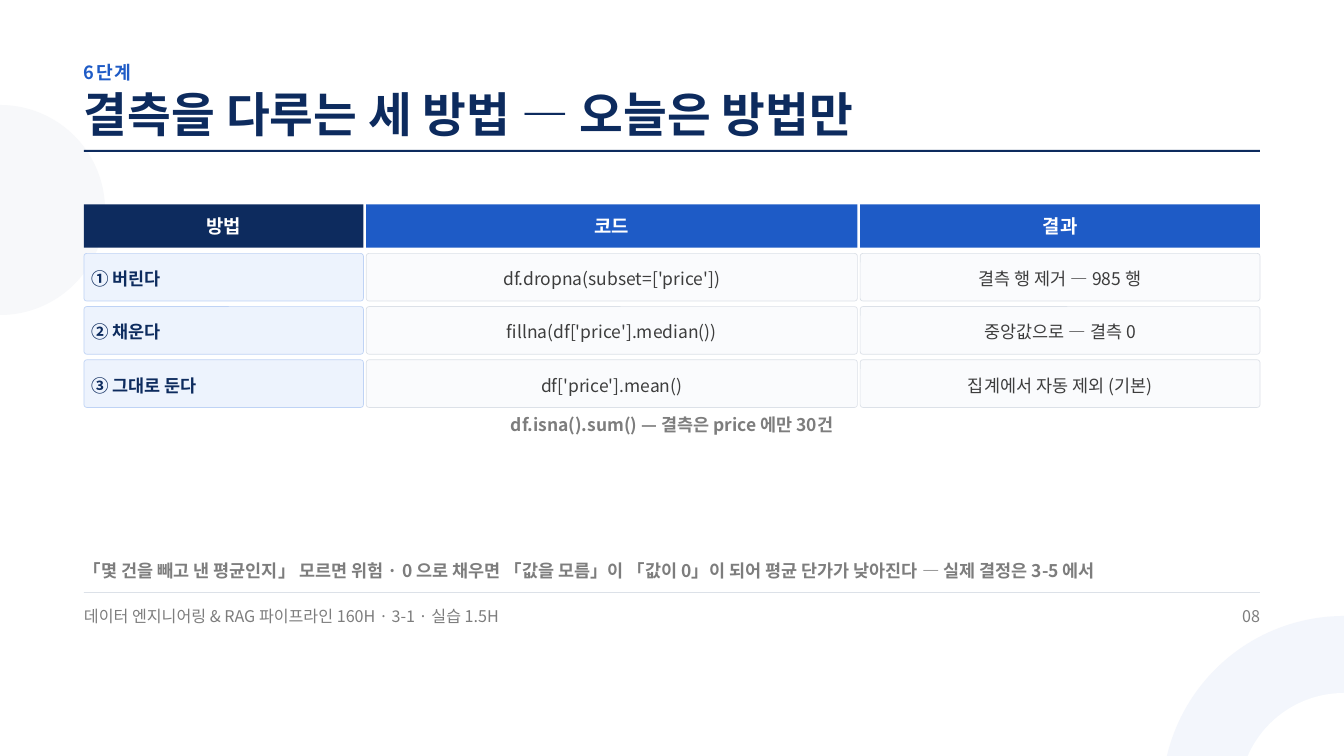
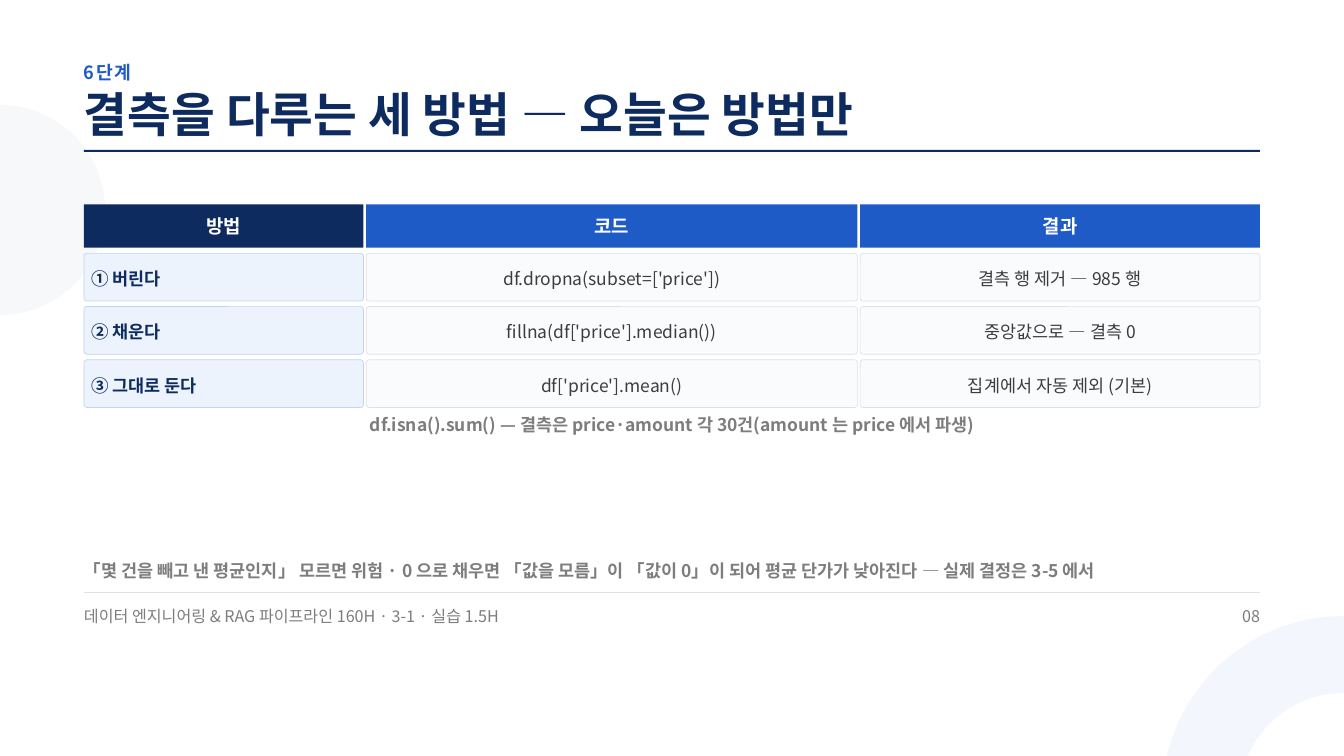
Before and after one commit to aebonlee/materials, a slide deck: slide 8 of data-eng/decks/w3d1s3.pptx. Drawn at 1344x756 pixels with LibreOffice and Linux fonts; fonts in the diff are those of the drawing. Boxes give left, top, right and bottom in pixels: in the first picture for what was removed or moved away, otherwise in the second. Text is boxed around its words. In the diff, an @@ line names an element or a change of style, - is before the commit and + after.

Commit message:
data-eng: 3-1 덱 점검 반영(amount 결측·venv 켜기·[ns] 병기)

```diff
--- a/data-eng/decks/w3d1s3.pptx
+++ b/data-eng/decks/w3d1s3.pptx
@@ text at bbox=[370, 416, 974, 435]: text changed @@
-df.isna().sum() — 결측은 price 에만 30건
+df.isna().sum() — 결측은 price·amount 각 30건(amount 는 price 에서 파생)
```
Also in this commit, not shown: 9 other files.
